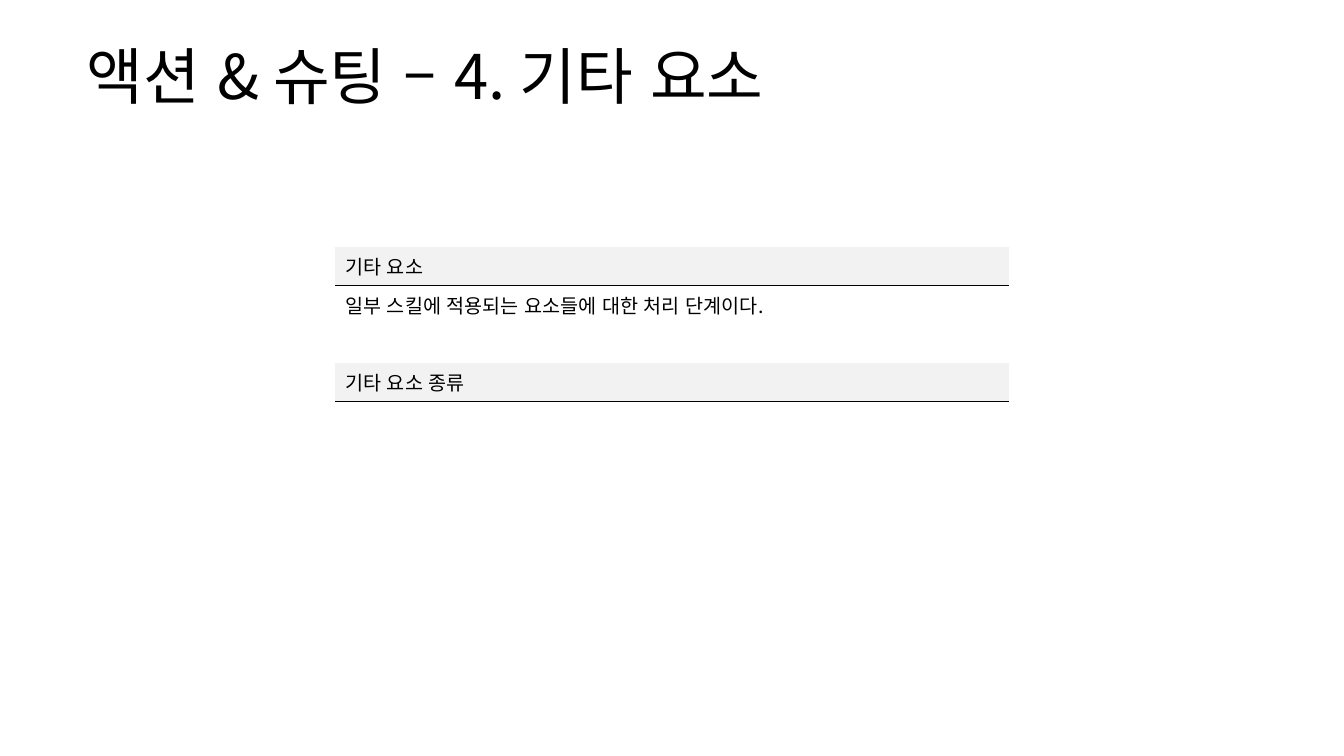
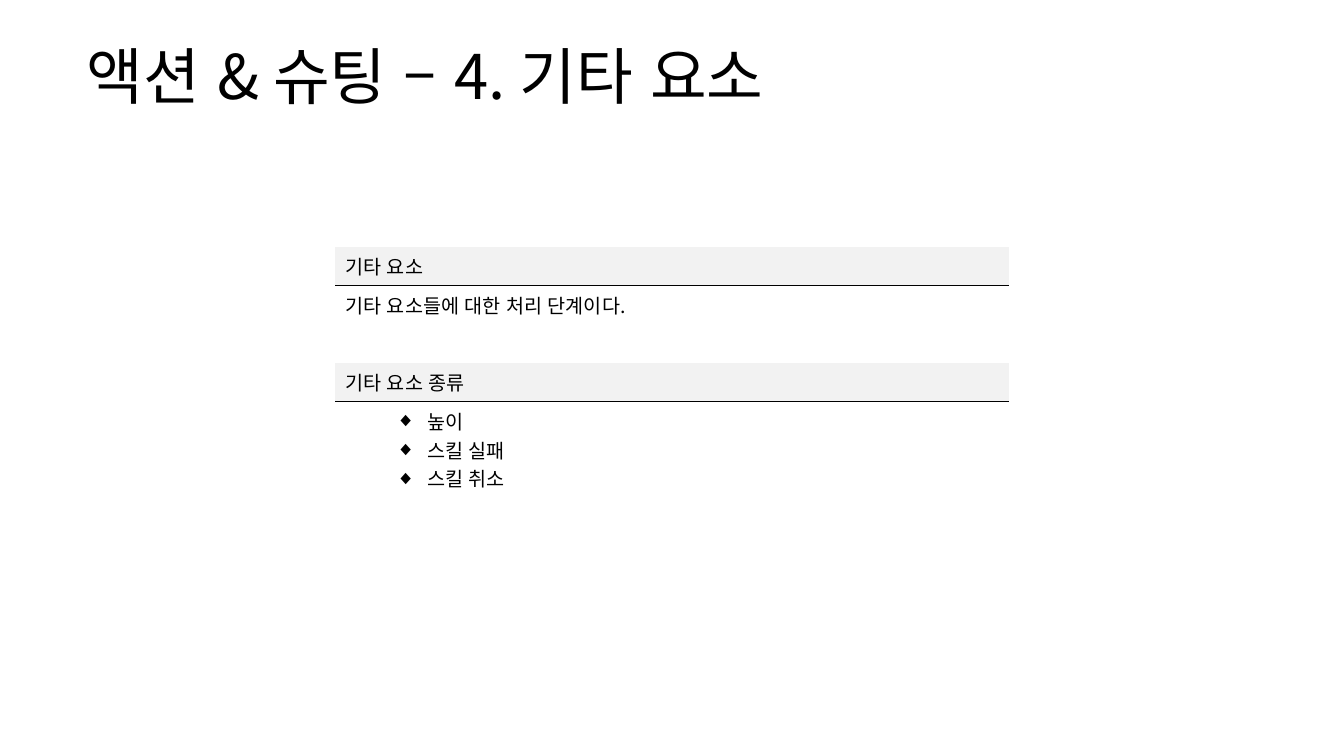
Before and after one commit to yjk0401/unityenginebasic_9th, a slide deck: slide 54 of 기획/방랑엽사전/스킬 시스템 기획서.pptx. Drawn at 1344x756 pixels with LibreOffice and Linux fonts; fonts in the diff are those of the drawing. Boxes give left, top, right and bottom in pixels: in the first picture for what was removed or moved away, otherwise in the second. Text is boxed around its words. In the diff, an @@ line names an element or a change of style, - is before the commit and + after.

```diff
--- a/기획/방랑엽사전/스킬 시스템 기획서.pptx
+++ b/기획/방랑엽사전/스킬 시스템 기획서.pptx
@@ table at box(336, 247, 1009, 492) @@
-row 2, column 1: 일부 스킬에 적용되는 요소들에 대한 처리 단계이다.
+row 2, column 1: 기타 요소들에 대한 처리 단계이다.
-row 5, column 1: 
+row 5, column 1: 높이 / 스킬 실패 / 스킬 취소
```
Also in this commit, not shown: 5 other slides changed, 2 other files.
